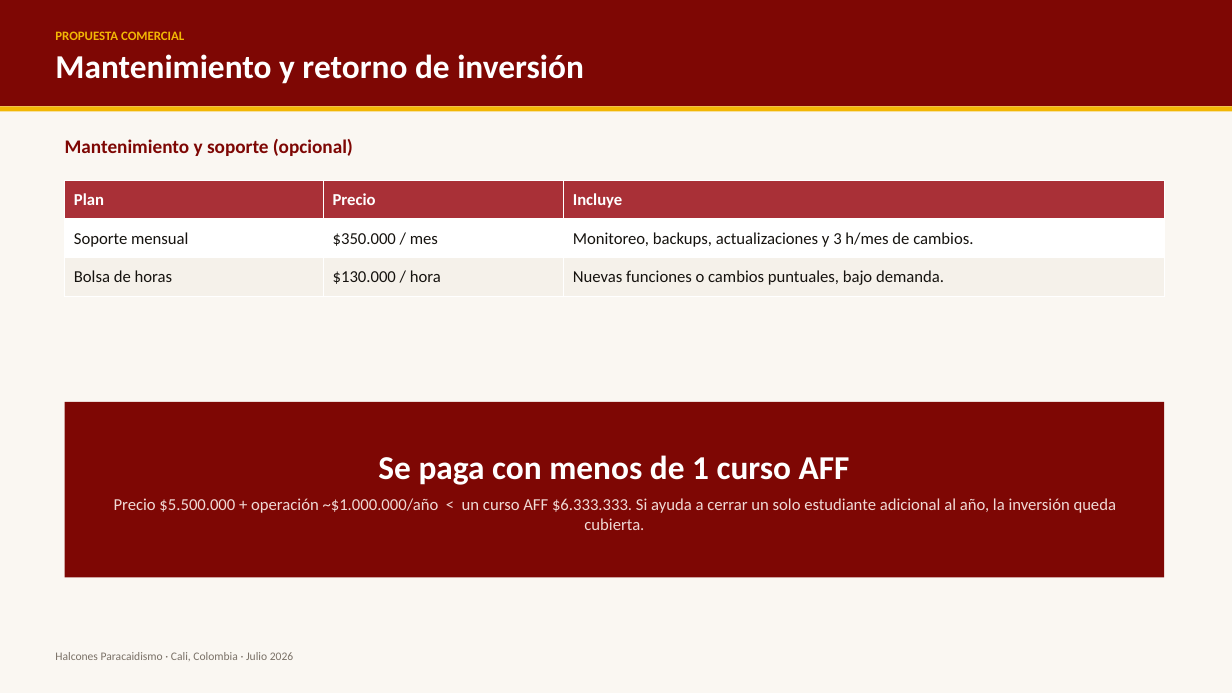
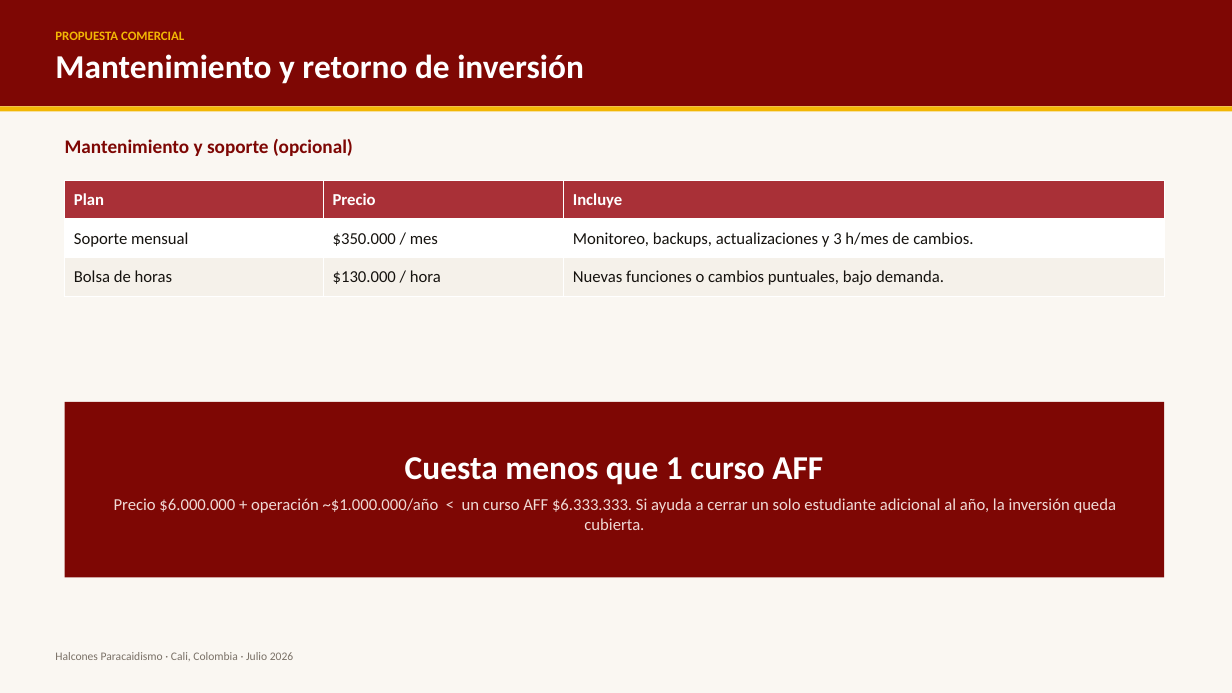
Before and after one commit to AndresDFX/halcones-platform, a slide deck: slide 8 of docs/propuesta-comercial.pptx. Drawn at 1232x693 pixels with LibreOffice and Linux fonts; fonts in the diff are those of the drawing. Boxes give left, top, right and bottom in pixels: in the first picture for what was removed or moved away, otherwise in the second. Text is boxed around its words. In the diff, an @@ line names an element or a change of style, - is before the commit and + after.

```diff
--- a/docs/propuesta-comercial.pptx
+++ b/docs/propuesta-comercial.pptx
@@ text at (x1=114, y1=457, x2=1116, y2=530): text changed @@
-Se paga con menos de 1 curso AFF
-Precio $5.500.000 + operación ~$1.000.000/año < un curso AFF $6.333.333. Si ayuda a cerrar un solo estudiante adicional al año, la inversión queda cubierta.
+Cuesta menos que 1 curso AFF
+Precio $6.000.000 + operación ~$1.000.000/año < un curso AFF $6.333.333. Si ayuda a cerrar un solo estudiante adicional al año, la inversión queda cubierta.
```
Also in this commit, not shown: 2 other slides changed, 4 other files.
